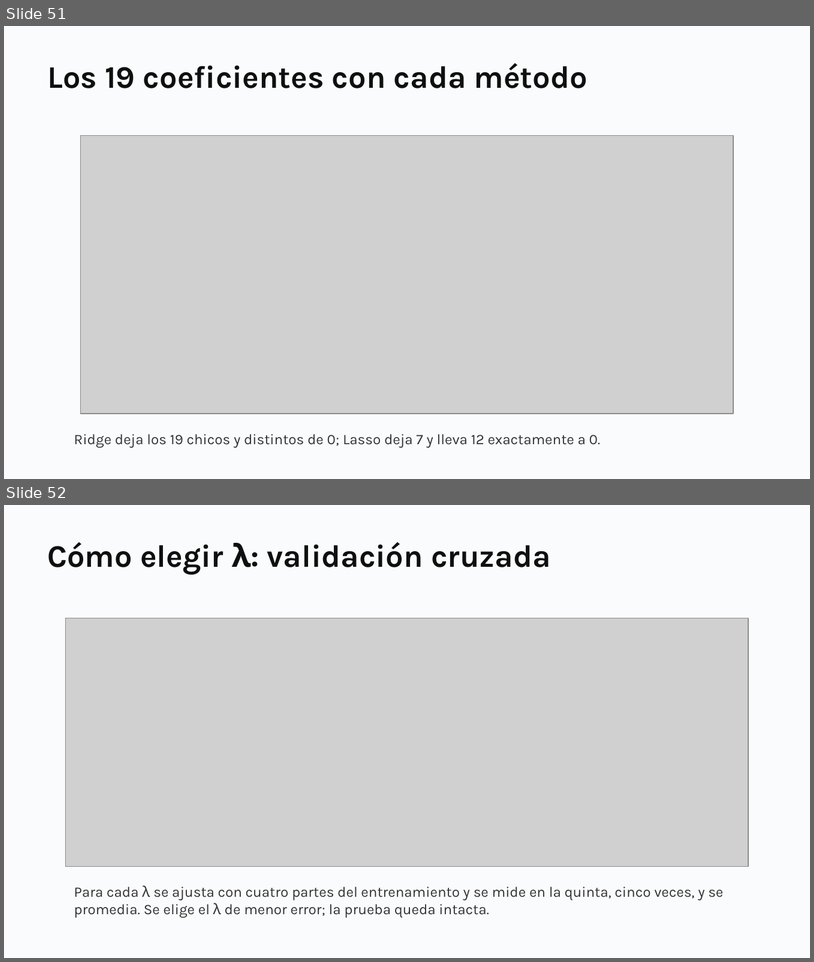
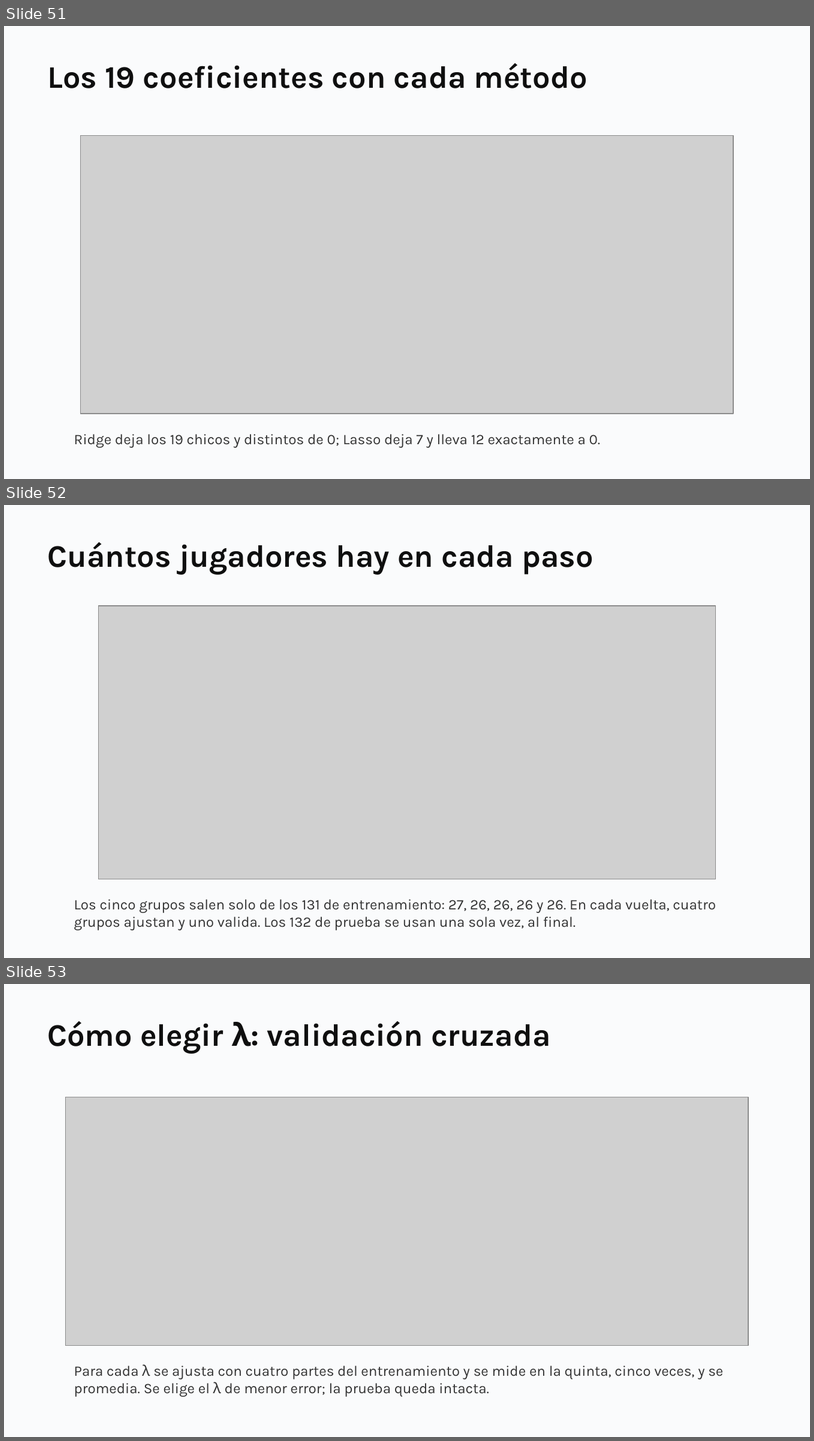
Before and after one commit to daniopitz/diplomado-cdd, a slide deck: presentaciones/clase07_evaluar_regularizar.pptx. Shown one above the other, each under a label of ours: slides 51 and 52 before the commit, slides 51, 52 and 53 after it. The pictures are 814x962 and 814x1441 pixels, drawn with LibreOffice and Linux fonts; fonts in the diff are those of the drawing; grey boxes stand for pictures. Boxes give left, top, right and bottom in pixels: in the first picture for what was removed or moved away, otherwise in the second. Text is boxed around its words. In the diff, an @@ line names an element or a change of style, - is before the commit and + after.

```diff
--- a/presentaciones/clase07_evaluar_regularizar.pptx
+++ b/presentaciones/clase07_evaluar_regularizar.pptx
@@ slide 52 added at box(4, 505, 810, 958), background #FFFFFF @@
@@ rectangle added at box(4, 505, 810, 958), fill #FAFBFC @@
@@ text added at box(47, 542, 593, 574), 28 pt, text #0F0F0F, bold @@
+Cuántos jugadores hay en cada paso
@@ picture added at box(98, 606, 716, 879) @@
@@ text added at box(74, 899, 716, 930), 13 pt, text #333333 @@
+Los cinco grupos salen solo de los 131 de entrenamiento: 27, 26, 26, 26 y 26. En cada vuelta, cuatro grupos ajustan y uno valida. Los 132 de prueba se usan una sola vez, al final.
@@ what was slide 52 is now slide 53 @@
```
Also in this commit, not shown: 3 other files.
